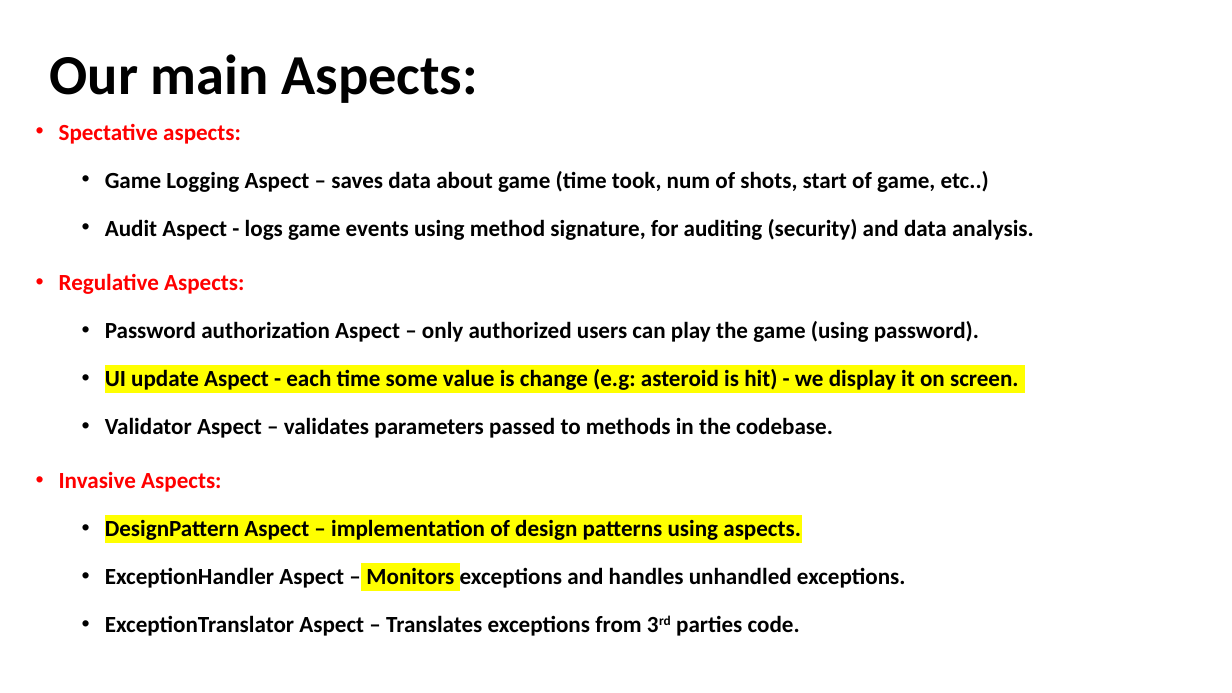
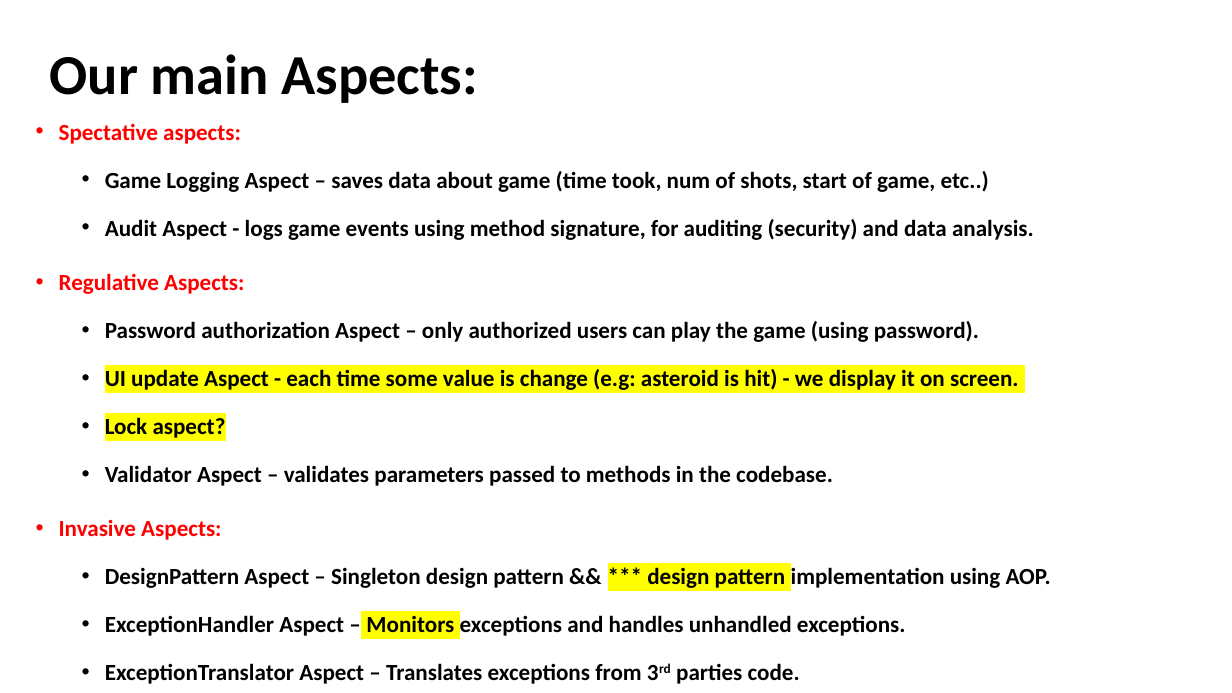
Before and after one commit to akotek/AOP, a slide deck: slide 6 of src/Final Project Presentation.pptx. Drawn at 1232x693 pixels with LibreOffice and Linux fonts; fonts in the diff are those of the drawing. Boxes give left, top, right and bottom in pixels: in the first picture for what was removed or moved away, otherwise in the second. Text is boxed around its words. In the diff, an @@ line names an element or a change of style, - is before the commit and + after.

Commit message:
DesignPatternsAspect impl part1 - singleton + tests, Logging config change

```diff
--- a/src/Final Project Presentation.pptx
+++ b/src/Final Project Presentation.pptx
@@ text at (105, 417, 226, 438): paragraph added @@
+  • Lock aspect?
@@ text at (105, 567, 1051, 588): text changed @@
-  • DesignPattern Aspect – implementation of design patterns using aspects.
+  • DesignPattern Aspect – Singleton design pattern && *** design pattern implementation using AOP.
```
Also in this commit, not shown: 4 other slides changed, 4 slides added, 1 slide removed, 6 other files.
